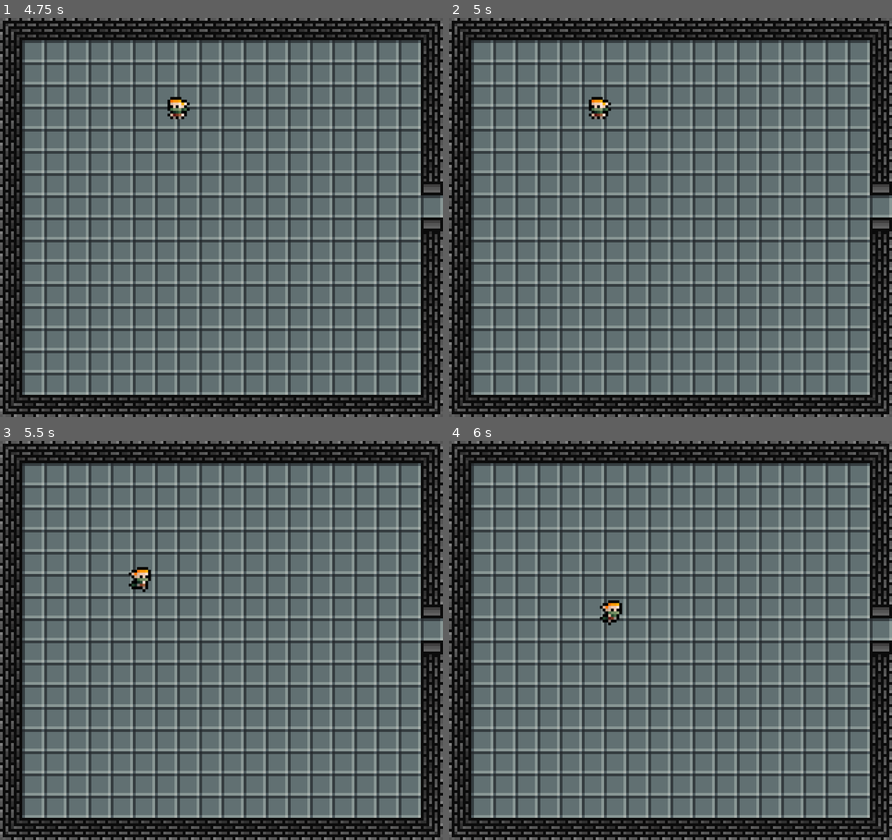
Above: before the commit, frames 1-4 (two rows, left to right).
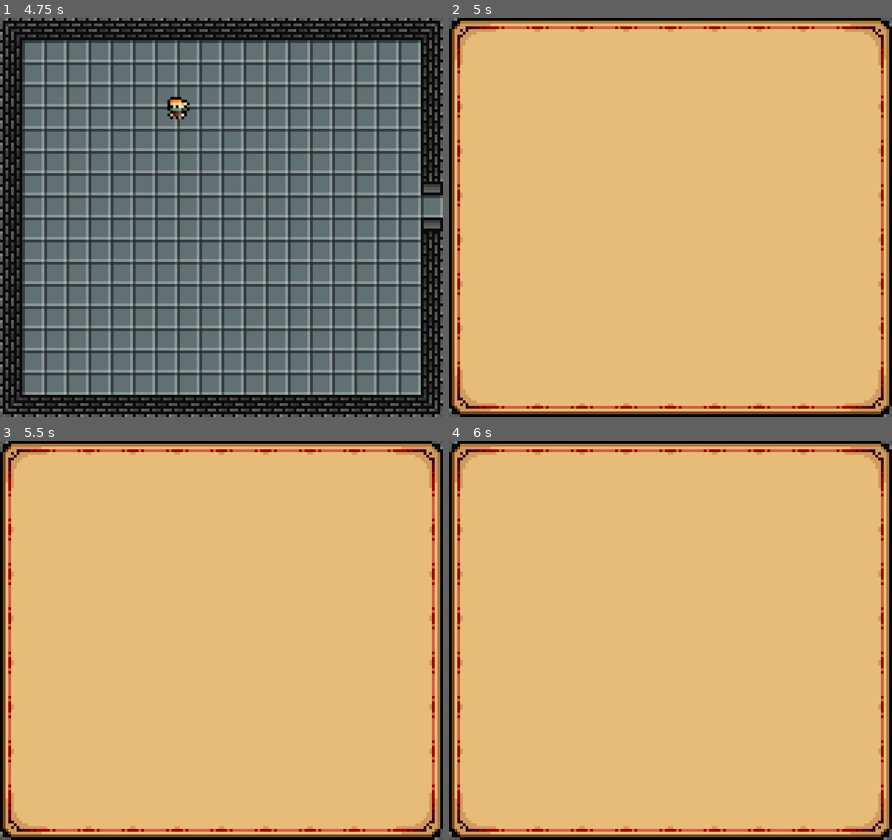
Above: after the commit, the same moments.

Repository: jcarvajal288/dungeon-looter
Game: Godot game, scene res://main.tscn
The game is run twice, just before and just after one commit, with the same random seed, the same clock (stepped at 60 frames per second) and the same inputs.
Inputs:
- Up to frame 1 (4.75 s): tap Enter at 0.5 s; hold Right (ui_right) 0.53-1.28 s; hold Down (ui_down) 1.28-2.03 s; hold Right (ui_right) 2.03-2.78 s; hold Up (ui_up) 2.78-3.53 s; hold Left (ui_left) from 3.53 s (still down); tap Escape (ui_cancel) at 4.15 s
- Up to frame 2 (5 s): keep holding Left (ui_left); tap I (toggle_inventory, bound only after the commit) at 4.9 s
- Up to frame 3 (5.5 s): release Left (ui_left) at 5.03 s; hold Down (ui_down) from 5.03 s (still down)
- Up to frame 4 (6 s): release Down (ui_down) at 5.78 s; hold Right (ui_right) from 5.78 s (still down)

Frame 1 is identical in both runs. In frame 2, 99% of the frame differs, in the area x 0-100%, y 0-100%; in frame 3, 99%; in frame 4, 99%.

Commit message:
Toggle blank inventory screen

Diff:
--- /dev/null
+++ b/UI/InventoryScreen/InventoryScreen.tscn
@@ -0,0 +1,19 @@
+[gd_scene format=3 uid="uid://cy08k8bi1sxs2"]
+
+[ext_resource type="Script" uid="uid://cxokht7ad874q" path="res://UI/InventoryScreen/inventory_screen.gd" id="1_0h4yy"]
+[ext_resource type="Texture2D" uid="uid://6suddyqwtq3b" path="res://UI/InventoryScreen/_art/base.png" id="1_v6q66"]
+
+[node name="InventoryScreen" type="CanvasLayer" unique_id=1798393088]
+script = ExtResource("1_0h4yy")
+
+[node name="Control" type="Control" parent="." unique_id=2138811646]
+layout_mode = 3
+anchors_preset = 0
+offset_right = 40.0
+offset_bottom = 40.0
+
+[node name="TextureRect" type="TextureRect" parent="Control" unique_id=501316274]
+layout_mode = 0
+offset_right = 40.0
+offset_bottom = 40.0
+texture = ExtResource("1_v6q66")
--- /dev/null
+++ b/UI/InventoryScreen/inventory_screen.gd
@@ -0,0 +1,19 @@
+extends CanvasLayer
+
+@onready var inventory = $Control
+
+
+func _ready() -> void:
+	inventory.visible = false
+
+
+func _input(event: InputEvent) -> void:
+	if event.is_action_pressed("toggle_inventory"):
+		toggle_inventory()
+	elif event.is_action_pressed("ui_cancel") and inventory.visible:
+		toggle_inventory()
+
+
+func toggle_inventory() -> void:
+	inventory.visible = !inventory.visible
+	#get_tree().paused = inventory.visible # this needs to pause only the game, not everything
--- a/project.godot
+++ b/project.godot
@@ -18,6 +18,7 @@
 [autoload]
 
 Global="*uid://y2ysu80501sf"
+InventoryScreen="*uid://cy08k8bi1sxs2"
 
 [display]
 
@@ -27,6 +28,14 @@
 window/size/window_height_override=1440
 window/stretch/mode="canvas_items"
 window/stretch/scale_mode="integer"
+
+[input]
+
+toggle_inventory={
+"deadzone": 0.2,
+"events": [Object(InputEventKey,"resource_local_to_scene":false,"resource_name":"","device":-1,"window_id":0,"alt_pressed":false,"shift_pressed":false,"ctrl_pressed":false,"meta_pressed":false,"pressed":false,"keycode":0,"physical_keycode":73,"key_label":0,"unicode":105,"location":0,"echo":false,"script":null)
+]
+}
 
 [physics]
 
Binary file added: UI/InventoryScreen/_art/base.png
Not shown, added: UI/InventoryScreen/_art/base.png.import
Not shown, added: UI/InventoryScreen/inventory_screen.gd.uid
